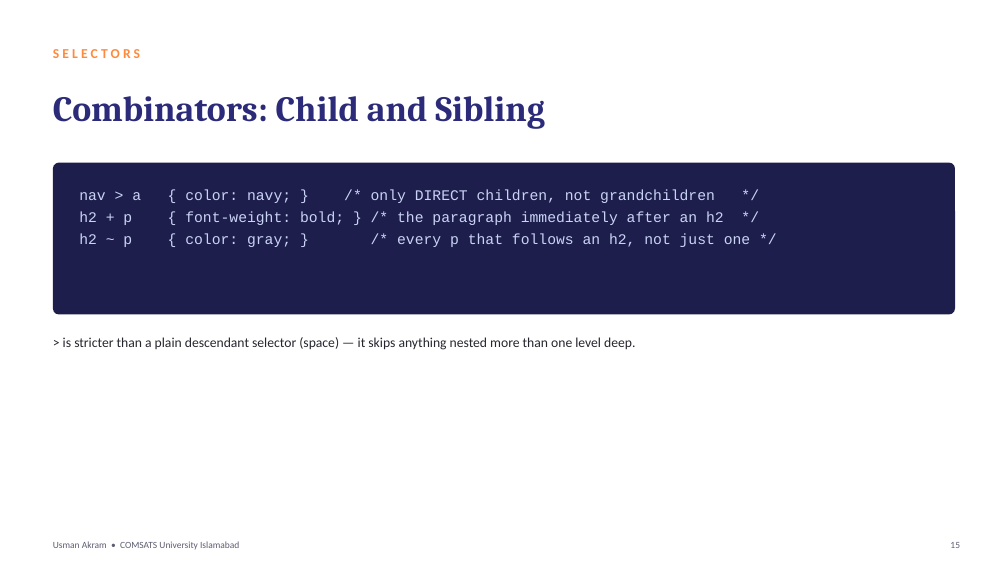
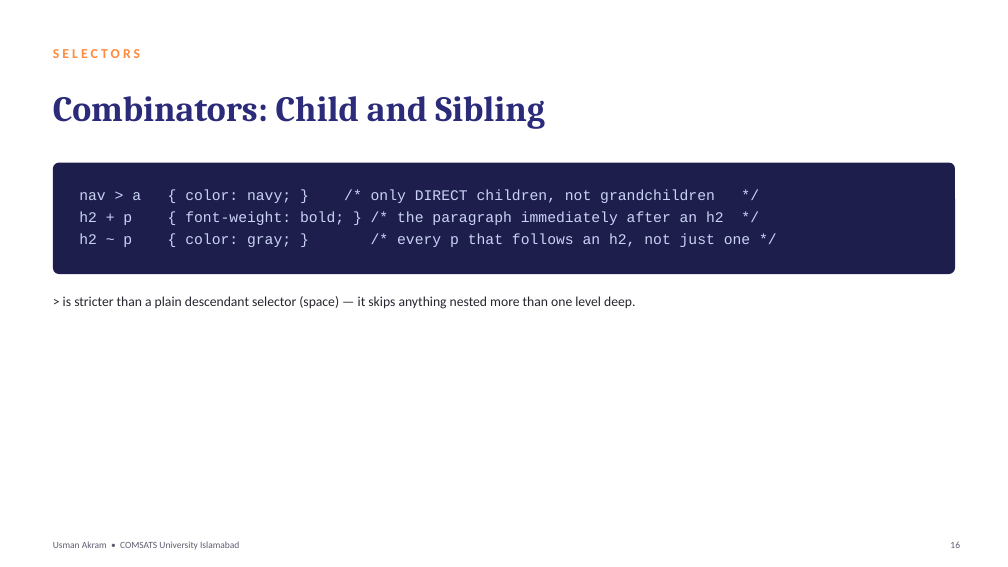
Before and after one commit to mua22/mern-web-book, a slide deck: slide 16 of slides/CSC336-Lecture-05-CSS-Fundamentals.pptx (slide 15 before the commit). Drawn at 1008x567 pixels with LibreOffice and Linux fonts; fonts in the diff are those of the drawing. Boxes give left, top, right and bottom in pixels: in the first picture for what was removed or moved away, otherwise in the second. Text is boxed around its words. In the diff, an @@ line names an element or a change of style, - is before the commit and + after.

```diff
--- a/slides/CSC336-Lecture-05-CSS-Fundamentals.pptx
+++ b/slides/CSC336-Lecture-05-CSS-Fundamentals.pptx
@@ rounded rectangle: place and size @@
-rounded rectangle at [53, 163, 955, 315]
+rounded rectangle at [53, 163, 955, 274]
@@ rounded rectangle at [53, 163, 955, 274]: proportions changed @@
@@ text "> is stricter than a ...": place and size @@
-text "> is stricter than a ..." at [63, 337, 635, 350]
+text "> is stricter than a ..." at [63, 296, 635, 309]
```
Also in this commit, not shown: 27 other slides changed, 1 slide added, 2 other files.
